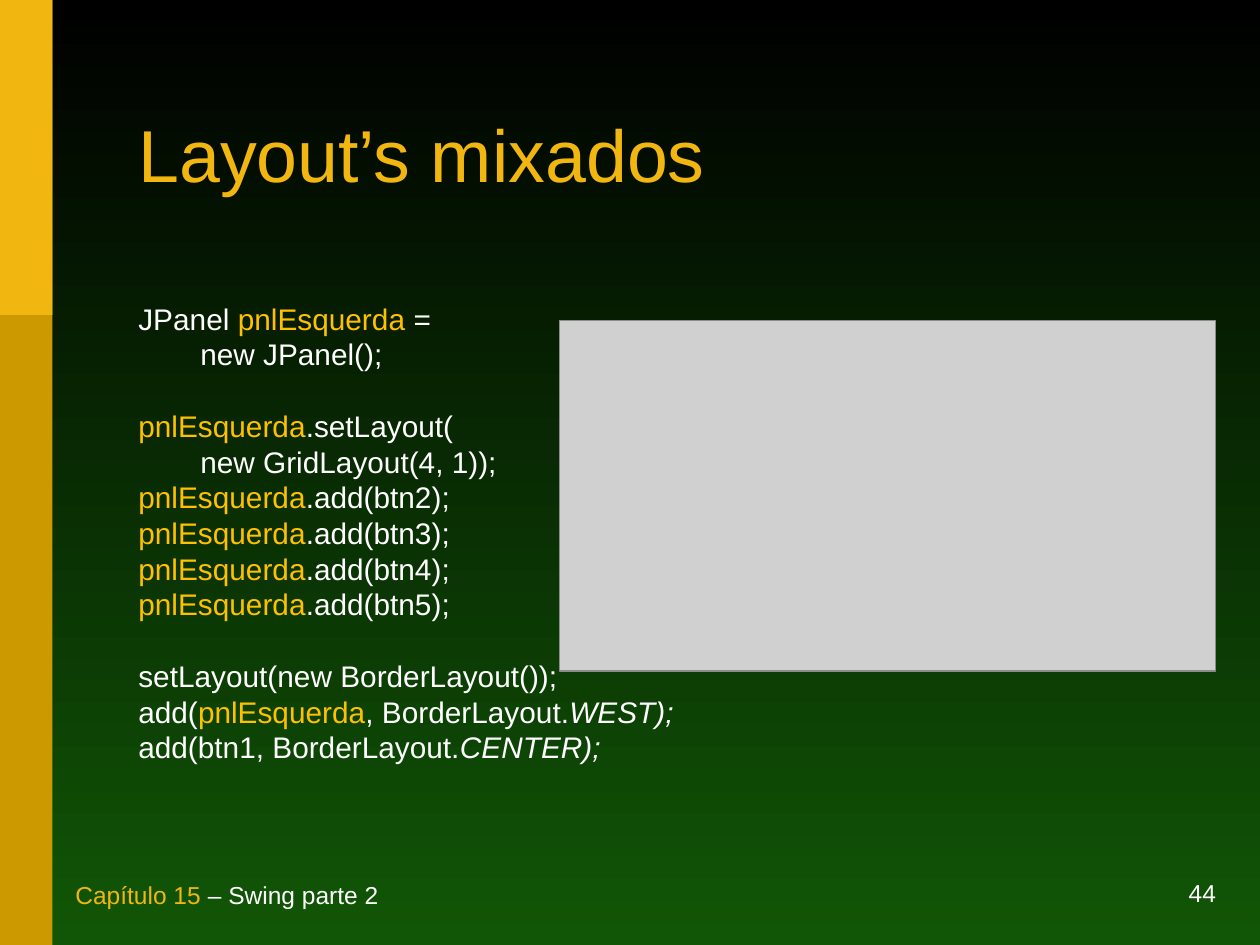
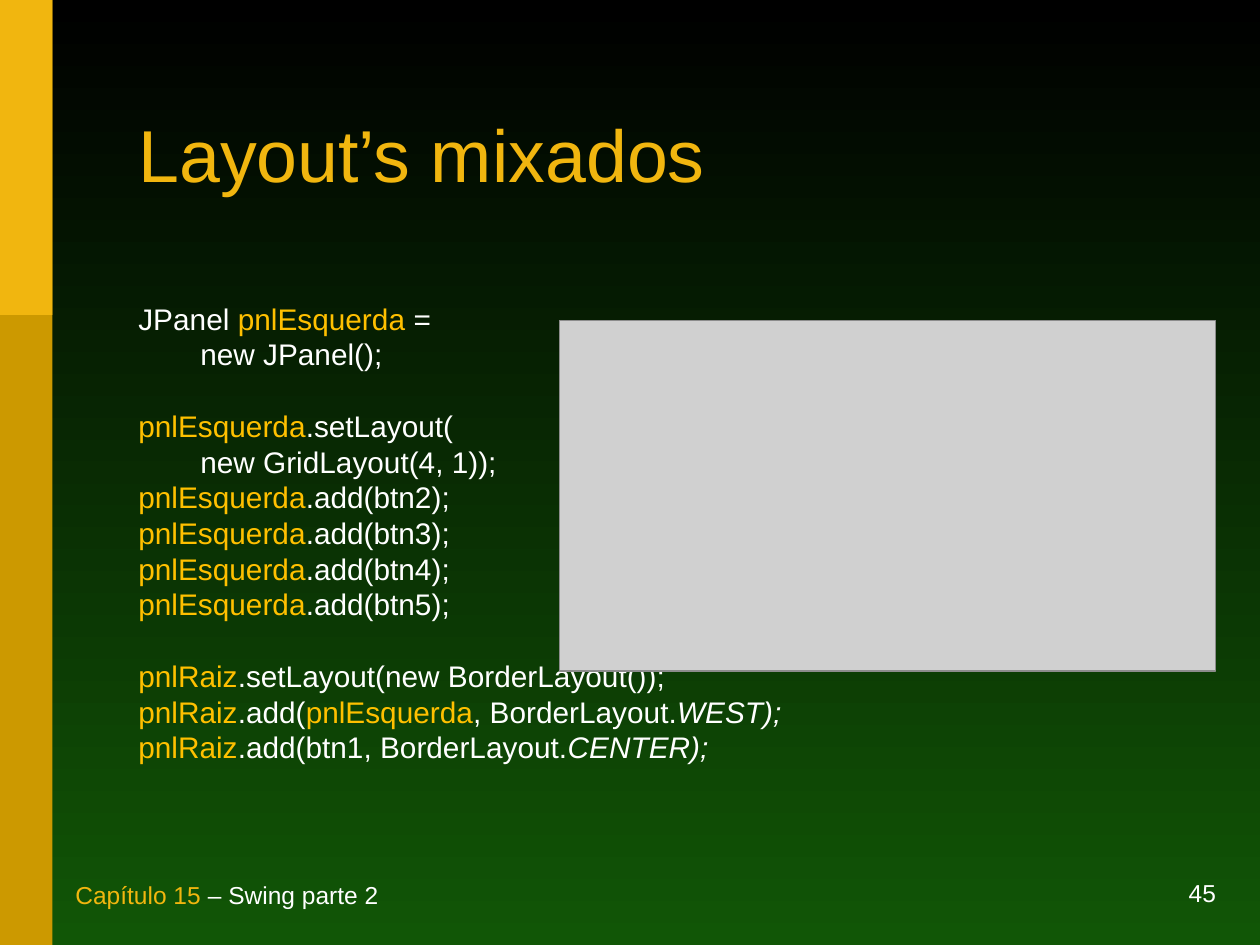
Before and after one commit to duchesqui/slzvieira-training, a slide deck: slide 45 of 1-Java-Programmer-Modulo-I/16.Capitulo15.ppt (slide 44 before the commit). Drawn at 1260x945 pixels with LibreOffice and Linux fonts; fonts in the diff are those of the drawing; grey boxes stand for pictures. Boxes give left, top, right and bottom in pixels: in the first picture for what was removed or moved away, otherwise in the second. Text is boxed around its words. In the diff, an @@ line names an element or a change of style, - is before the commit and + after.

```diff
--- a/1-Java-Programmer-Modulo-I/16.Capitulo15.ppt
+++ b/1-Java-Programmer-Modulo-I/16.Capitulo15.ppt
@@ text at box(138, 663, 782, 764): text changed @@
-setLayout(new BorderLayout());
-add(pnlEsquerda, BorderLayout.WEST);
-add(btn1, BorderLayout.CENTER);
+pnlRaiz.setLayout(new BorderLayout());
+pnlRaiz.add(pnlEsquerda, BorderLayout.WEST);
+pnlRaiz.add(btn1, BorderLayout.CENTER);
@@ page number at box(1189, 885, 1216, 903): text changed @@
-44
+45
```
Also in this commit, not shown: 13 other slides changed, 4 slides added, 3 slides removed.
